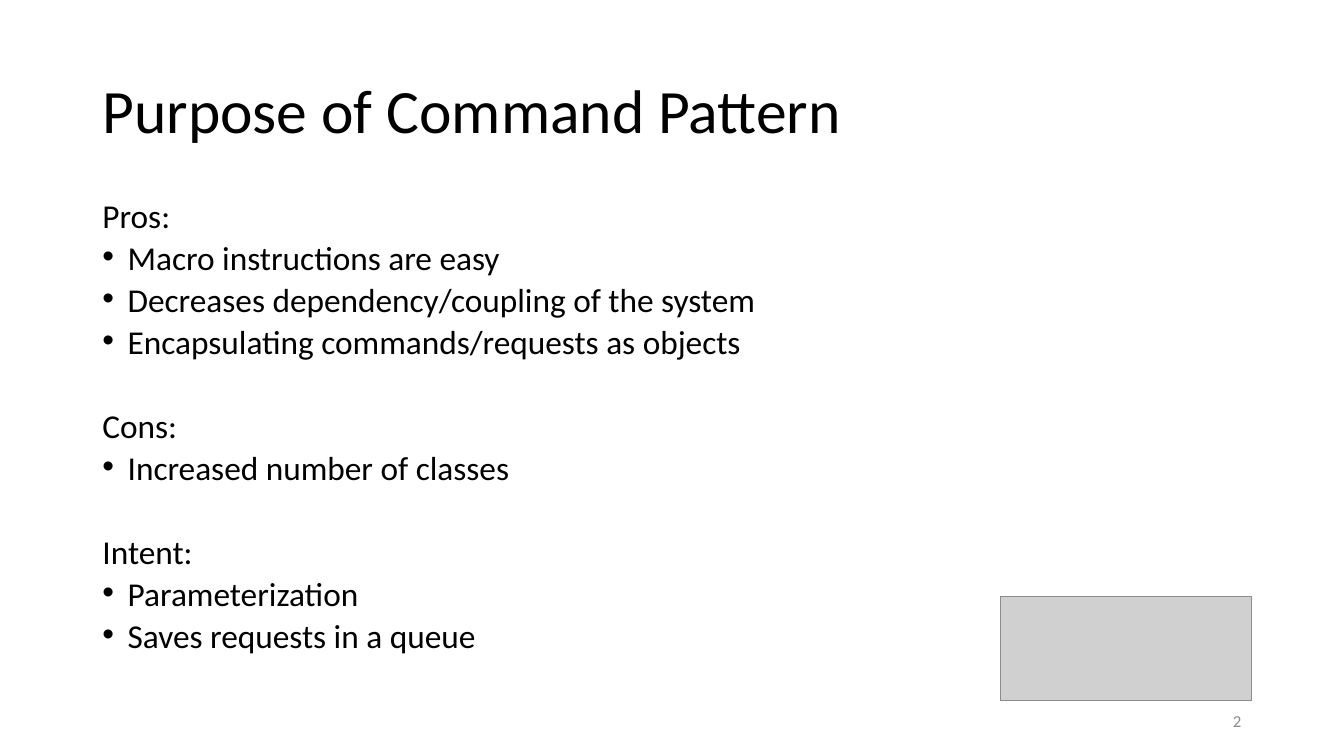
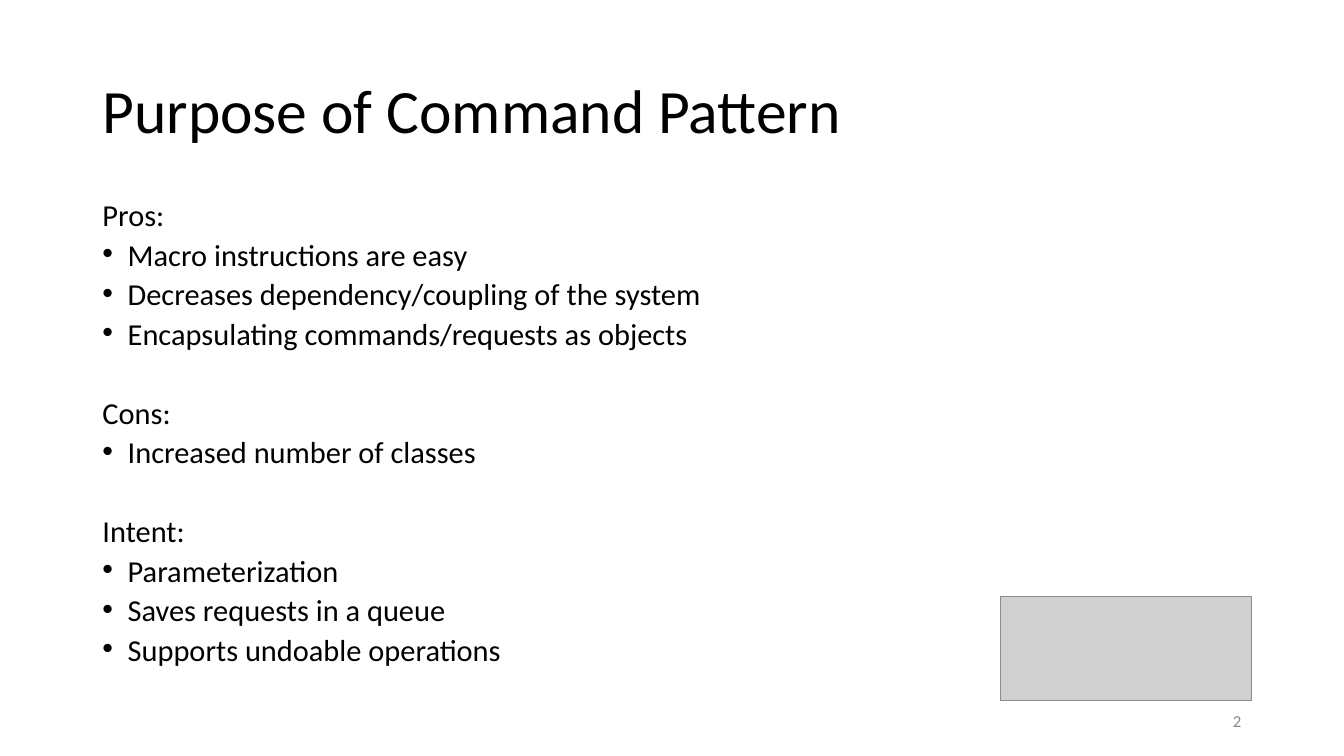
Before and after one commit to cuongcnguyen/SWDAssignment2, a slide deck: slide 2 of Presentation - Command Pattern.pptx. Drawn at 1344x756 pixels with LibreOffice and Linux fonts; fonts in the diff are those of the drawing; grey boxes stand for pictures. Boxes give left, top, right and bottom in pixels: in the first picture for what was removed or moved away, otherwise in the second. Text is boxed around its words. In the diff, an @@ line names an element or a change of style, - is before the commit and + after.

Commit message:
Added a little bit more to slides

```diff
--- a/Presentation - Command Pattern.pptx
+++ b/Presentation - Command Pattern.pptx
@@ text at (102, 206, 701, 626): size 23.8 to 21.7 pt in "Pros:", "Macro instructions are easy", "Decreases dependency/coupling of the system", "Encapsulating commands/requests as objects" and 5 more places @@
@@ text at (128, 640, 500, 666): paragraph added @@
+• Supports undoable operations
```
Also in this commit, not shown: 1 other file.
